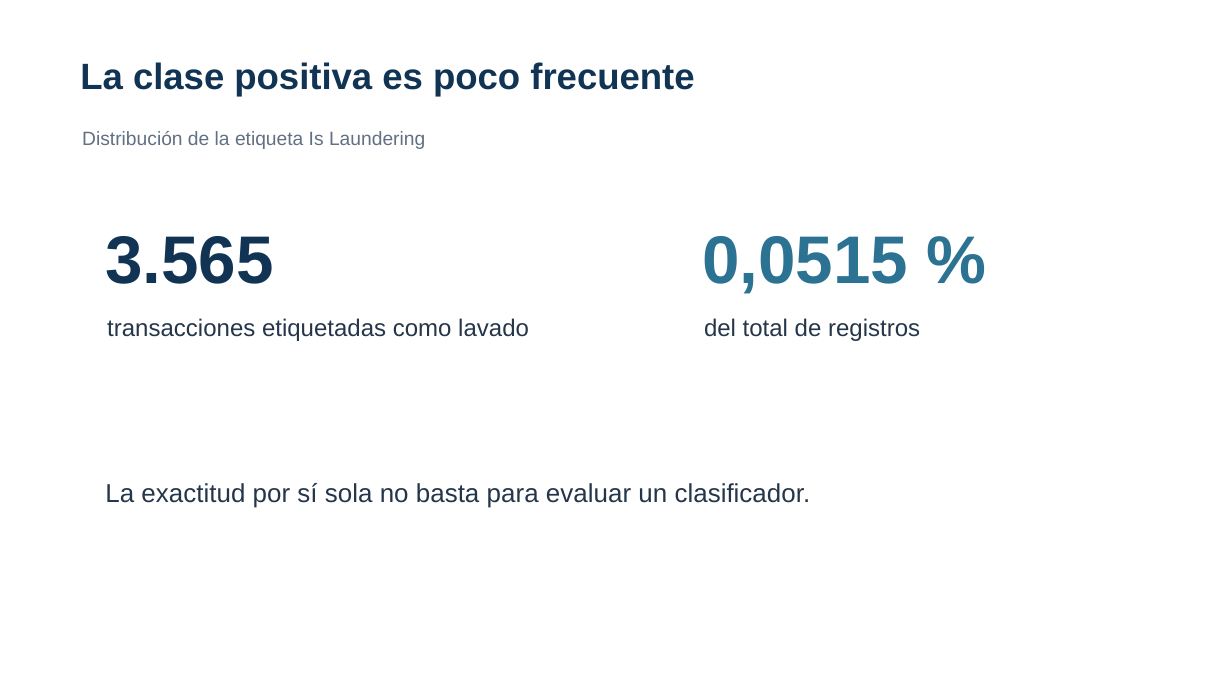
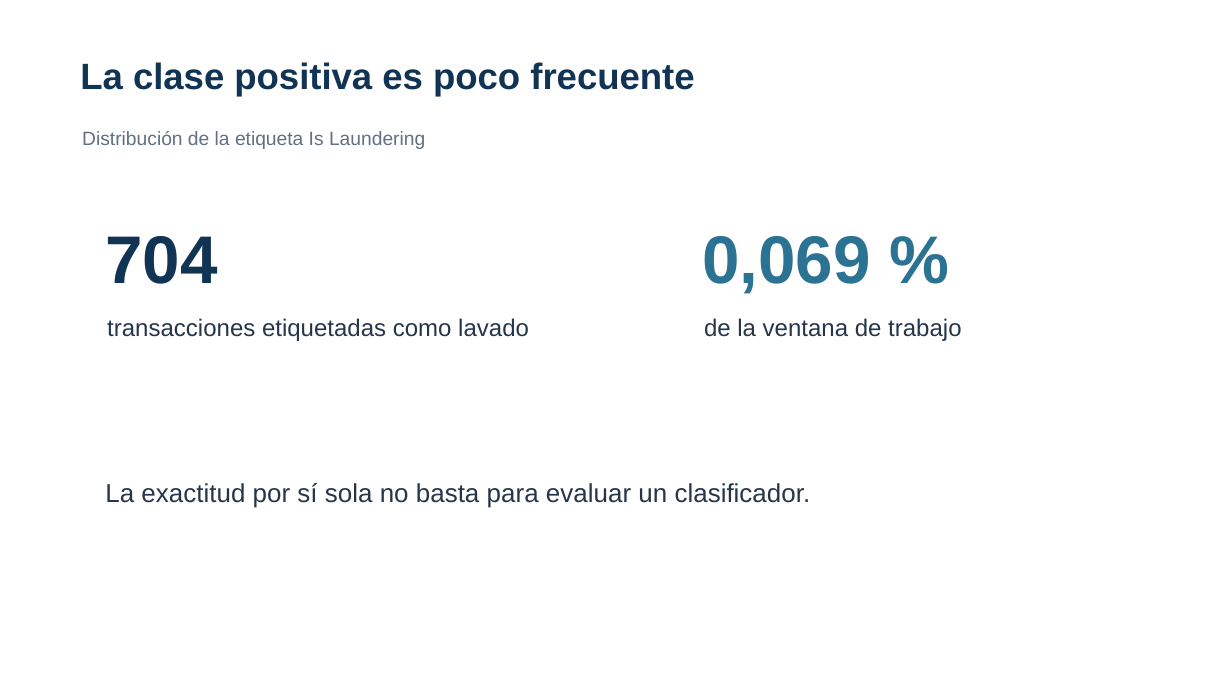
Before and after one commit to glender222/DataMining, a slide deck: slide 4 of informes/Presentacion_proyecto_borrador_v2.pptx. Drawn at 1232x693 pixels with LibreOffice and Linux fonts; fonts in the diff are those of the drawing. Boxes give left, top, right and bottom in pixels: in the first picture for what was removed or moved away, otherwise in the second. Text is boxed around its words. In the diff, an @@ line names an element or a change of style, - is before the commit and + after.

Commit message:
Actualizar presentación con los números de la data sucia
Diapositivas 3-9: ventana de 1.020.000 filas, 704 positivas (0,069 %),
medios de pago del dataset en proceso, calidad, variables nuevas y
dataset final de 946.201 x 12, alineados con el notebook y el informe.

```diff
--- a/informes/Presentacion_proyecto_borrador_v2.pptx
+++ b/informes/Presentacion_proyecto_borrador_v2.pptx
@@ text at [105, 236, 217, 284]: text changed @@
-3.565
+704
@@ text at [702, 236, 870, 294]: text changed @@
-0,0515 %
+0,069 %
@@ text at [704, 318, 961, 341]: text changed @@
-del total de registros
+de la ventana de trabajo
```
Also in this commit, not shown: 6 other slides changed.
